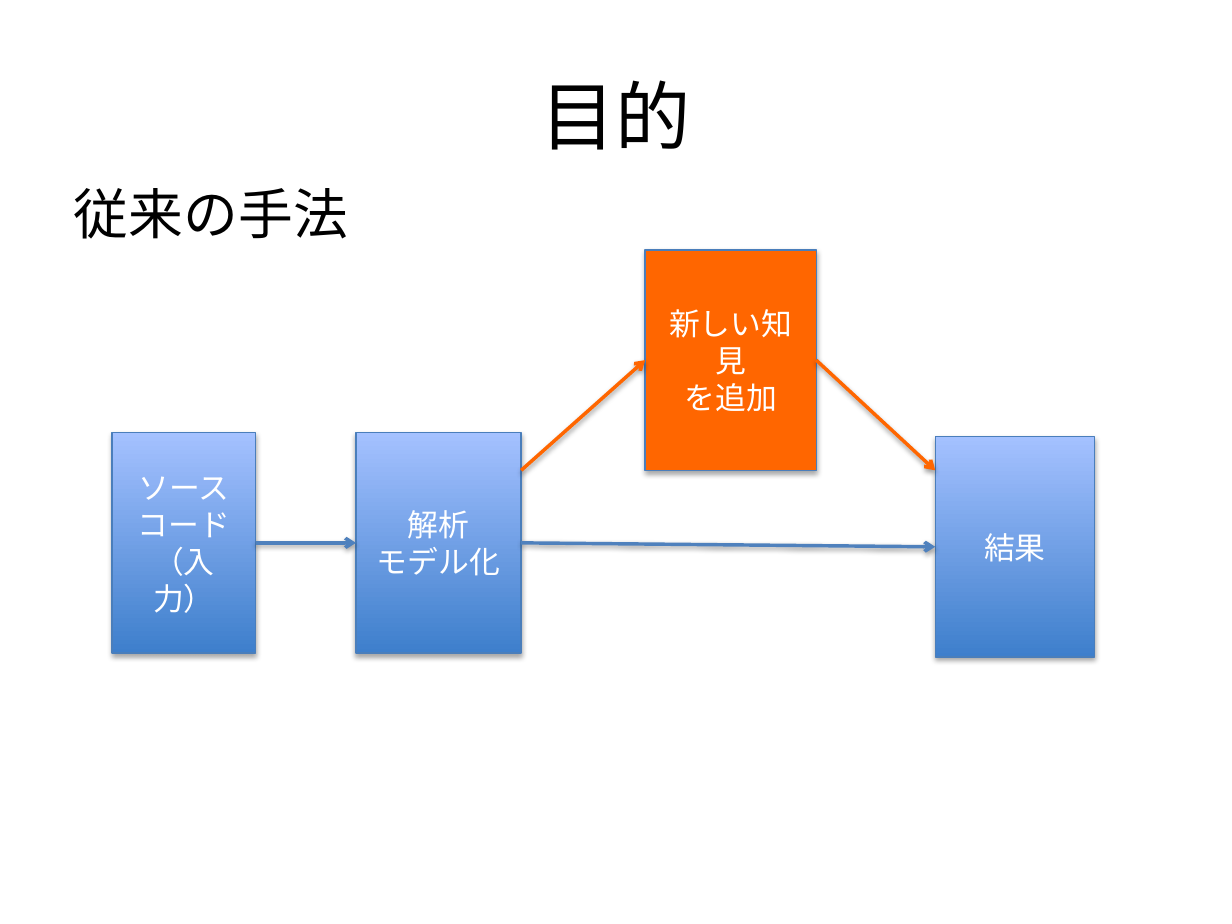
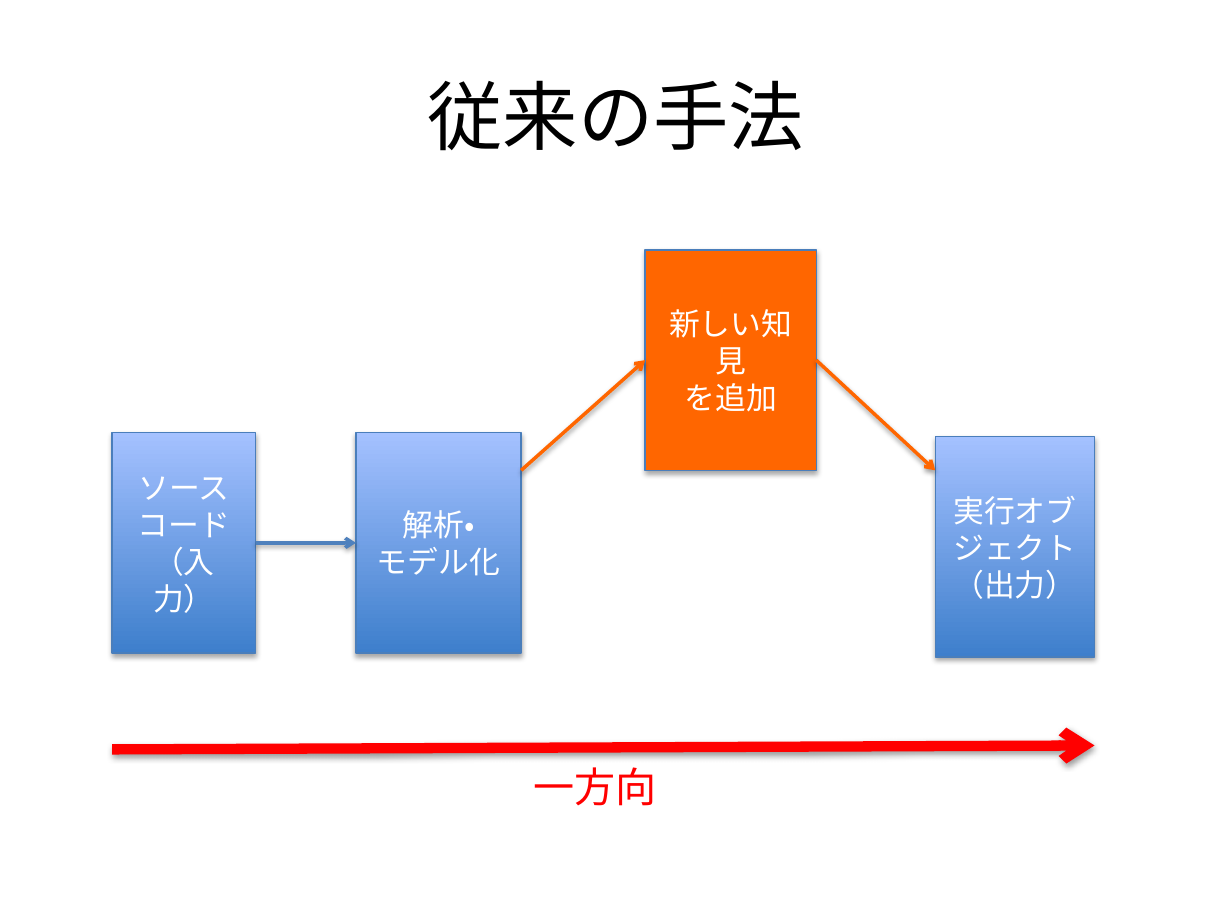
Before and after one commit to f-akazawa/akaz_uecdevelop, a slide deck: slide 9 of doc/中間発表資料.pptx (slide 8 before the commit). Drawn at 1232x924 pixels with LibreOffice and Linux fonts; fonts in the diff are those of the drawing. Boxes give left, top, right and bottom in pixels: in the first picture for what was removed or moved away, otherwise in the second. Text is boxed around its words. In the diff, an @@ line names an element or a change of style, - is before the commit and + after.

```diff
--- a/doc/中間発表資料.pptx
+++ b/doc/中間発表資料.pptx
@@ title at [428, 80, 804, 151]: text changed @@
-目的
+従来の手法
@@ text removed at [74, 188, 348, 239] @@
-従来の手法
@@ text in rectangle at [953, 496, 1076, 599]: text changed @@
-結果
+実行オブジェクト
+（出力）
@@ text in rectangle at [377, 510, 500, 576]: text changed @@
-解析
-モデル化
+解析・
+モデル化
@@ arrow removed from (521, 543) to (935, 547) @@
@@ arrow added from (112, 749) to (1094, 745), #FF0000 6 pt @@
@@ text added at [533, 767, 656, 806], 24 pt, text #FF0000 @@
+一方向
```
Also in this commit, not shown: 11 other slides changed, 1 slide added, 1 other file.
